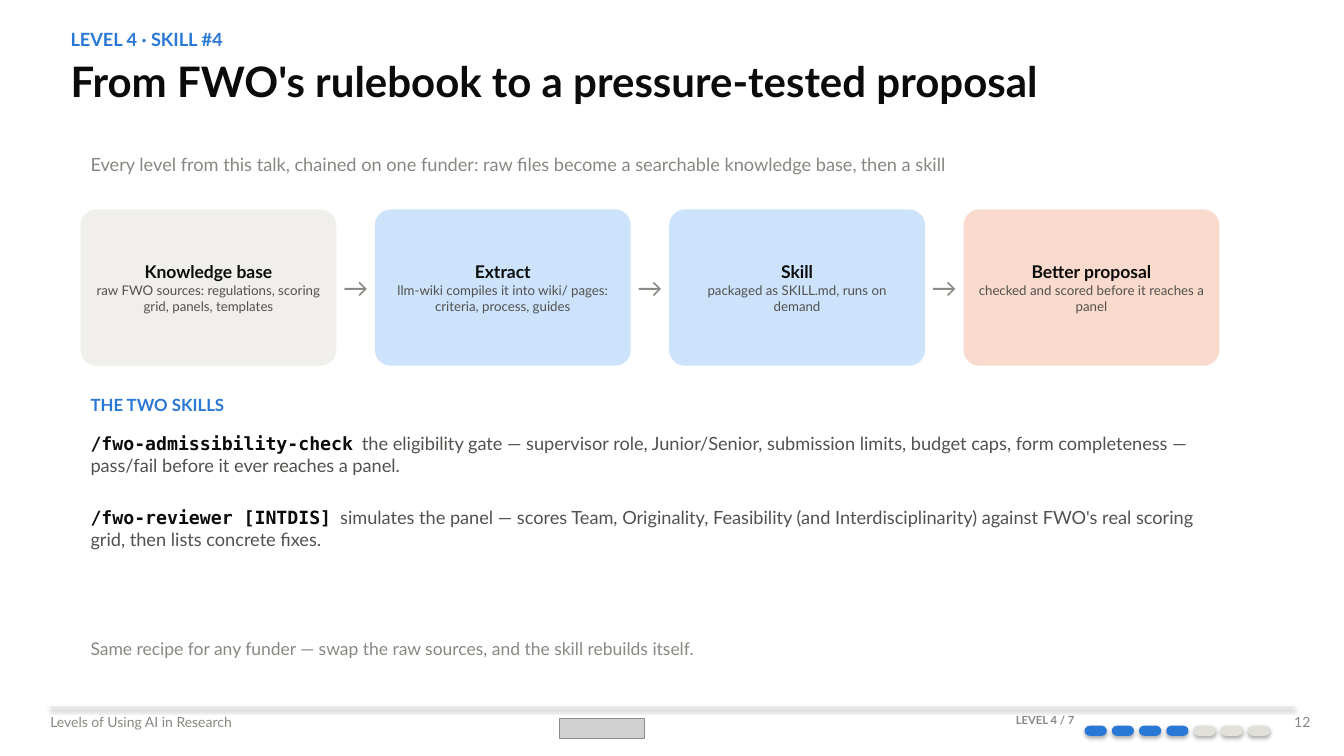
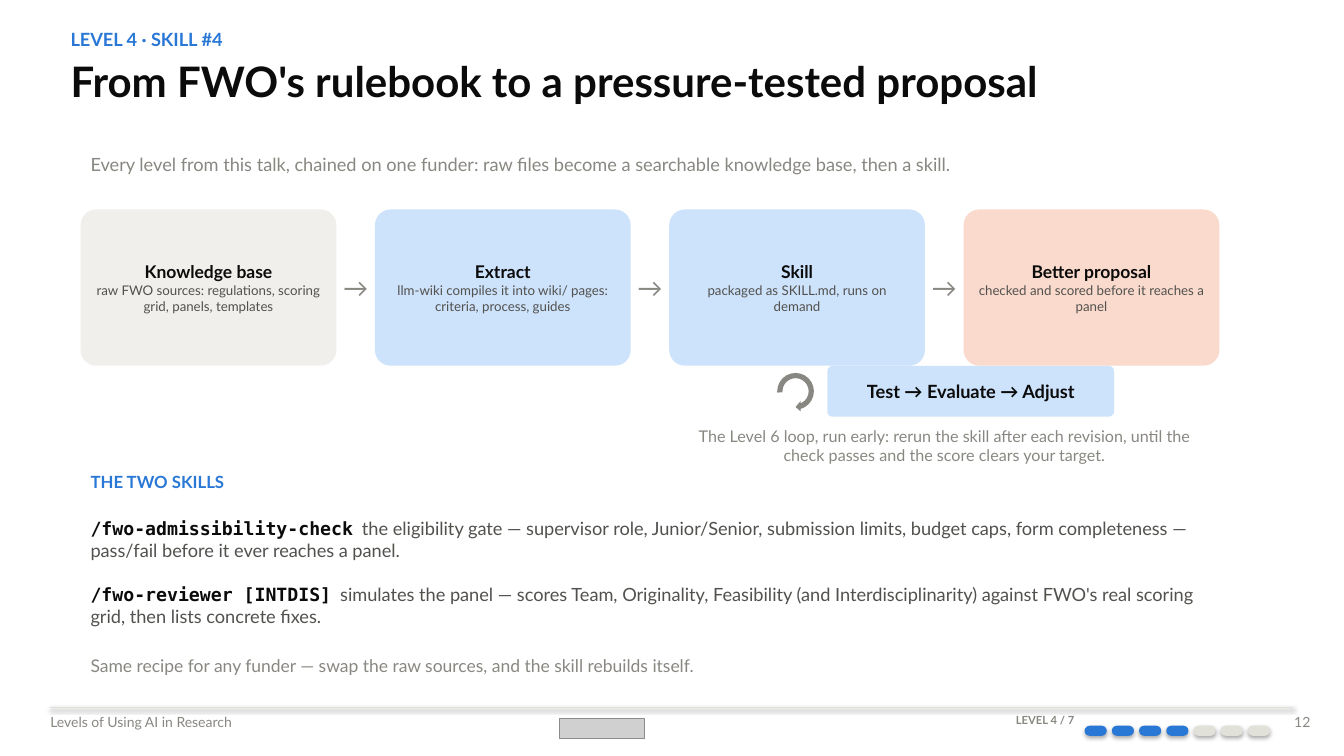
Before and after one commit to Aptamer1/ai-research-day-08092026, a slide deck: slide 12 of Levels of Using AI in Research.pptx. Drawn at 1344x756 pixels with LibreOffice and Linux fonts; fonts in the diff are those of the drawing; grey boxes stand for pictures; background and template pictures are left out. Boxes give left, top, right and bottom in pixels: in the first picture for what was removed or moved away, otherwise in the second. Text is boxed around its words. In the diff, an @@ line names an element or a change of style, - is before the commit and + after.

Commit message:
Add test/evaluate/adjust loop to the FWO skill schematic (slide 12)
The pipeline was missing the iteration step: running a skill once isn't
the point, rerunning it after each revision is. Added a loop badge
(reusing the Level 6 circular-arrow icon) under the Skill -> Better
proposal junction, explicitly tying it back to the loop pattern shown
later on slide 15.

```diff
--- a/Levels of Using AI in Research.pptx
+++ b/Levels of Using AI in Research.pptx
@@ text at [91,157,950,174]: text changed @@
-Every level from this talk, chained on one funder: raw files become a searchable knowledge base, then a skill
+Every level from this talk, chained on one funder: raw files become a searchable knowledge base, then a skill.
@@ circular arrow added at [774,370,817,412], fill #898781 @@
@@ rounded rectangle added at [828,366,1114,416], fill #CDE2FB, 13 pt, text #0B0B0B, bold @@
+Test → Evaluate → Adjust
@@ text added at [699,430,1190,464], 11.5 pt, text #898781 @@
+The Level 6 loop, run early: rerun the skill after each revision, until the check passes and the score clears your target.
@@ text "THE TWO SKILLS": place and size @@
-text "THE TWO SKILLS" at [91,398,224,411]
+text "THE TWO SKILLS" at [91,475,224,488]
@@ text "/fwo-admissibility-check the eligibility gate — ...": place and size @@
-text "/fwo-admissibility-check the eligibility gate — ..." at [91,436,1167,475]
+text "/fwo-admissibility-check the eligibility gate — ..." at [91,521,1167,560]
@@ text "/fwo-reviewer [INTDIS] simulates the panel ...": place and size @@
-text "/fwo-reviewer [INTDIS] simulates the panel ..." at [91,510,1193,550]
+text "/fwo-reviewer [INTDIS] simulates the panel ..." at [91,587,1193,627]
@@ text "Same recipe for any funder ...": place and size @@
-text "Same recipe for any funder ..." at [91,642,694,658]
+text "Same recipe for any funder ..." at [91,659,694,675]
```
